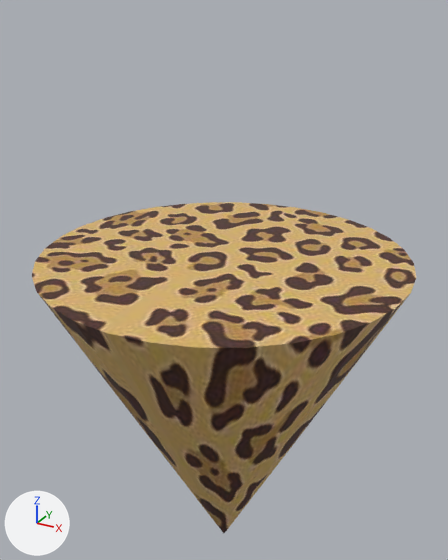
The glTF model gltf/cheetah_cone.glb, before and after one commit.
Before and after are seen from a camera (50 mm lens) standing at (1.51, -2.74, 2.23) and looking at (-0.05, 0.09, 0.81). Lighting does not change. The marker at lower left points along +X, +Y and +Z. Where no turn or scale is listed for an object, it has been applied to the vertices.
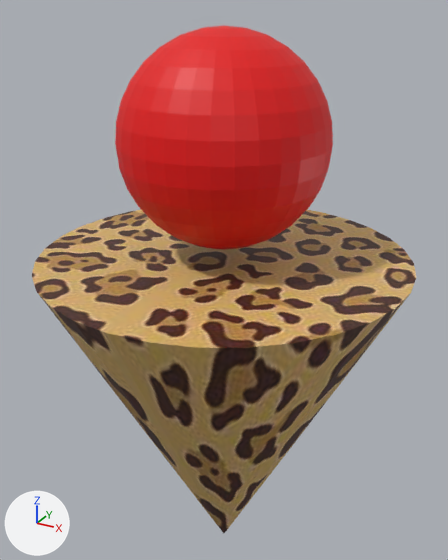
Location of each change, [x1, y1, x2, y2] in pixels of the pictures (448 x 560 px):
'Sphere', added (red)
    after: [115, 26, 333, 249]

Diff of the bpy script that builds the scene:
```diff
--- a/gltf/cheetah_cone.glb.py
+++ b/gltf/cheetah_cone.glb.py
@@ mat_material @@
+mat_material = principled_material('Material')
+mat_material.base_color = (0.8, 0.0, 0.000432)  # red #e70001
@@ me_sphere @@
+me_sphere.from_pydata(...)  # a UV sphere (32 segments, 16 rings, poles along z) spanning x -0.538..0.538, y -0.538..0.538, z -0.538..0.538
+me_sphere.materials.append(mat_material)  # red #e70001
@@ ob_sphere @@
+ob_sphere = bpy.data.objects.new('Sphere', me_sphere)
+ob_sphere.location = (0.0, 0.0, 1.611)
```
